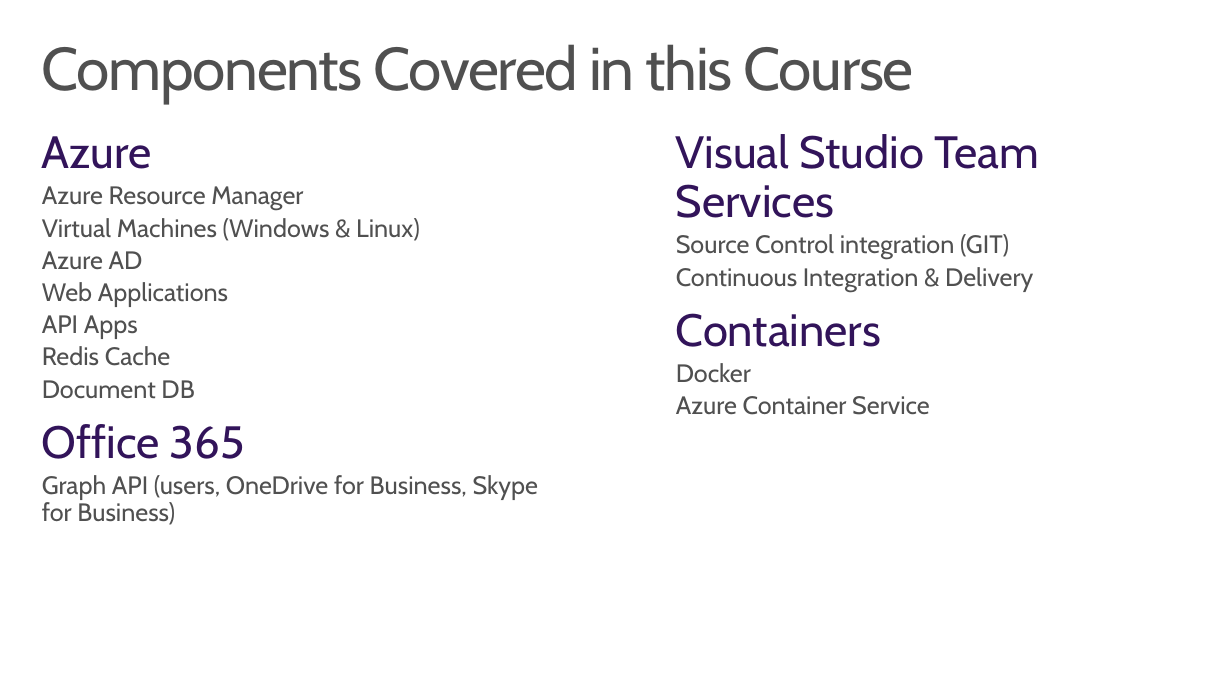
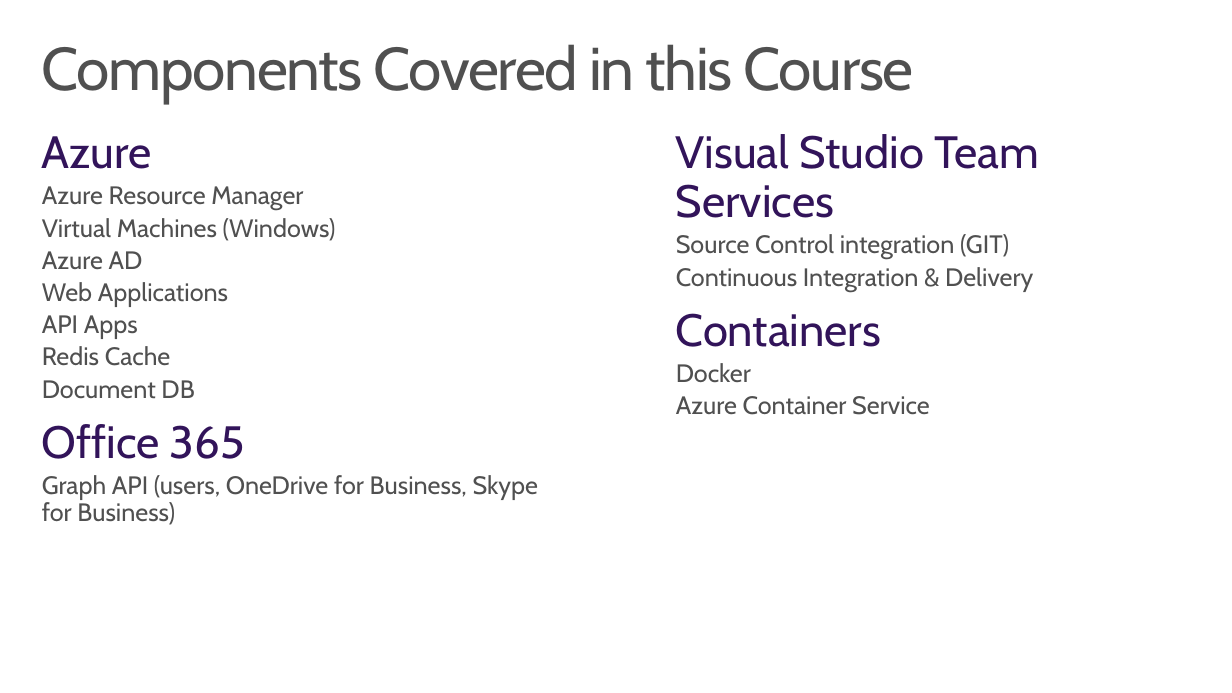
Before and after one commit to wely/DevCamp, a slide deck: slide 8 of Presentation/Module00-Hols.pptx. Drawn at 1232x693 pixels with LibreOffice and Linux fonts; fonts in the diff are those of the drawing; background and template pictures are left out. Boxes give left, top, right and bottom in pixels: in the first picture for what was removed or moved away, otherwise in the second. Text is boxed around its words. In the diff, an @@ line names an element or a change of style, - is before the commit and + after.

Commit message:
Add additional tips. Remove linux from deck

```diff
--- a/Presentation/Module00-Hols.pptx
+++ b/Presentation/Module00-Hols.pptx
@@ text at (x1=42, y1=218, x2=336, y2=241): text changed @@
-  Virtual Machines (Windows & Linux)
+  Virtual Machines (Windows)
```
Also in this commit, not shown: 1 other slide changed, 1 other file.
